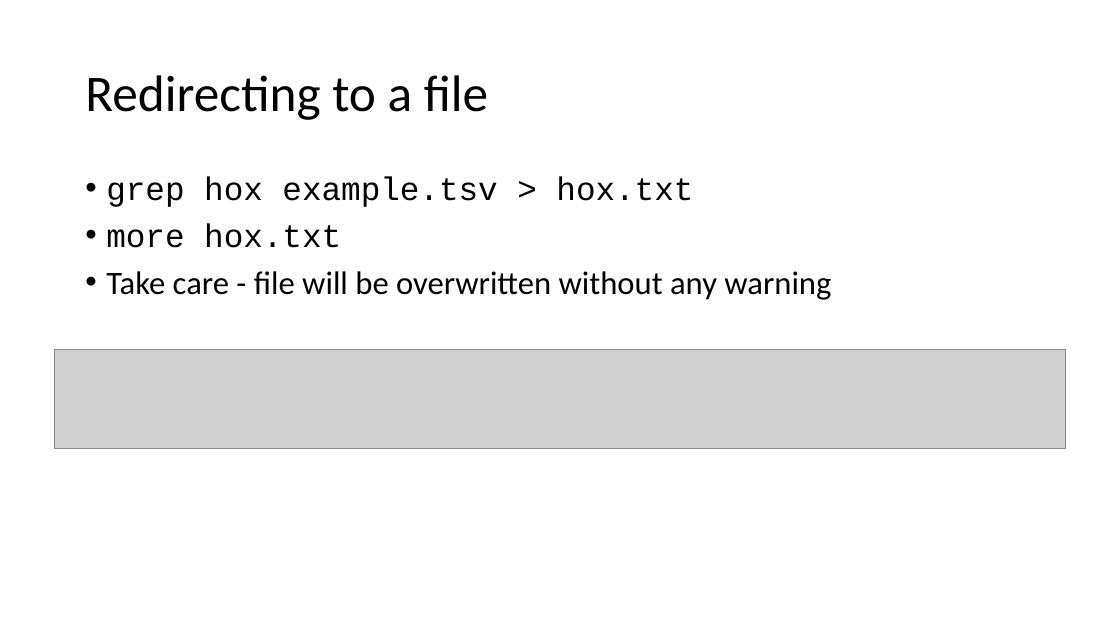
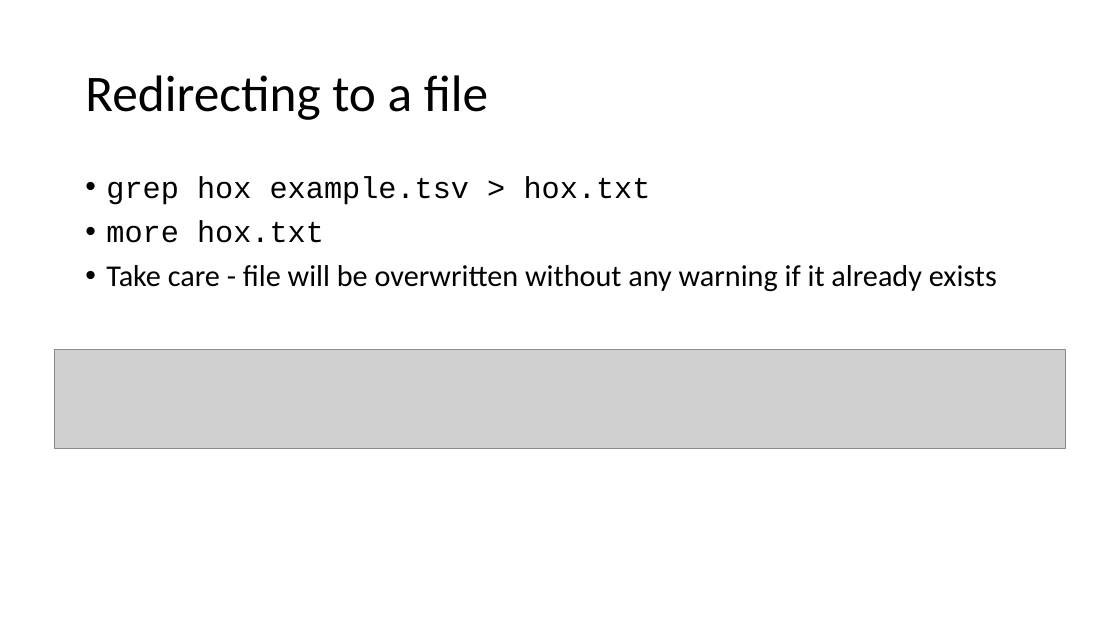
Before and after one commit to richysix/funcgen2019, a slide deck: slide 23 of downloads/command-line.pptx (slide 22 before the commit). Drawn at 1120x630 pixels with LibreOffice and Linux fonts; fonts in the diff are those of the drawing; grey boxes stand for pictures. Boxes give left, top, right and bottom in pixels: in the first picture for what was removed or moved away, otherwise in the second. Text is boxed around its words. In the diff, an @@ line names an element or a change of style, - is before the commit and + after.

```diff
--- a/downloads/command-line.pptx
+++ b/downloads/command-line.pptx
@@ text at (106,176,651,243): size 28 to 25.9 pt in "grep hox example.tsv > hox.txt", "more hox.txt" @@
@@ text at (106,265,997,292): text changed; size 28 to 25.9 pt @@
-• Take care - file will be overwritten without any warning
+• Take care - file will be overwritten without any warning if it already exists
```
Also in this commit, not shown: 2 other slides changed, 1 slide added, 4 other files.
